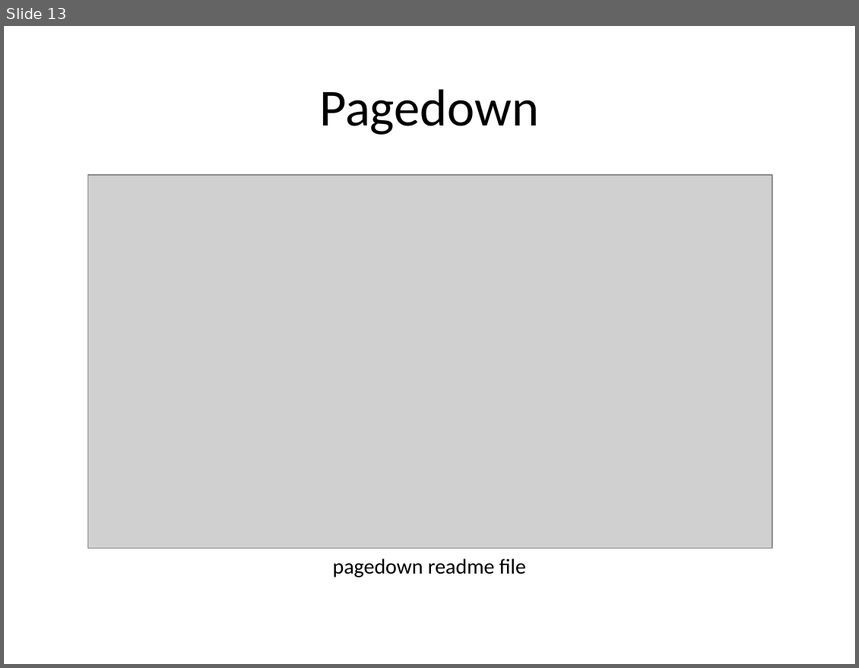
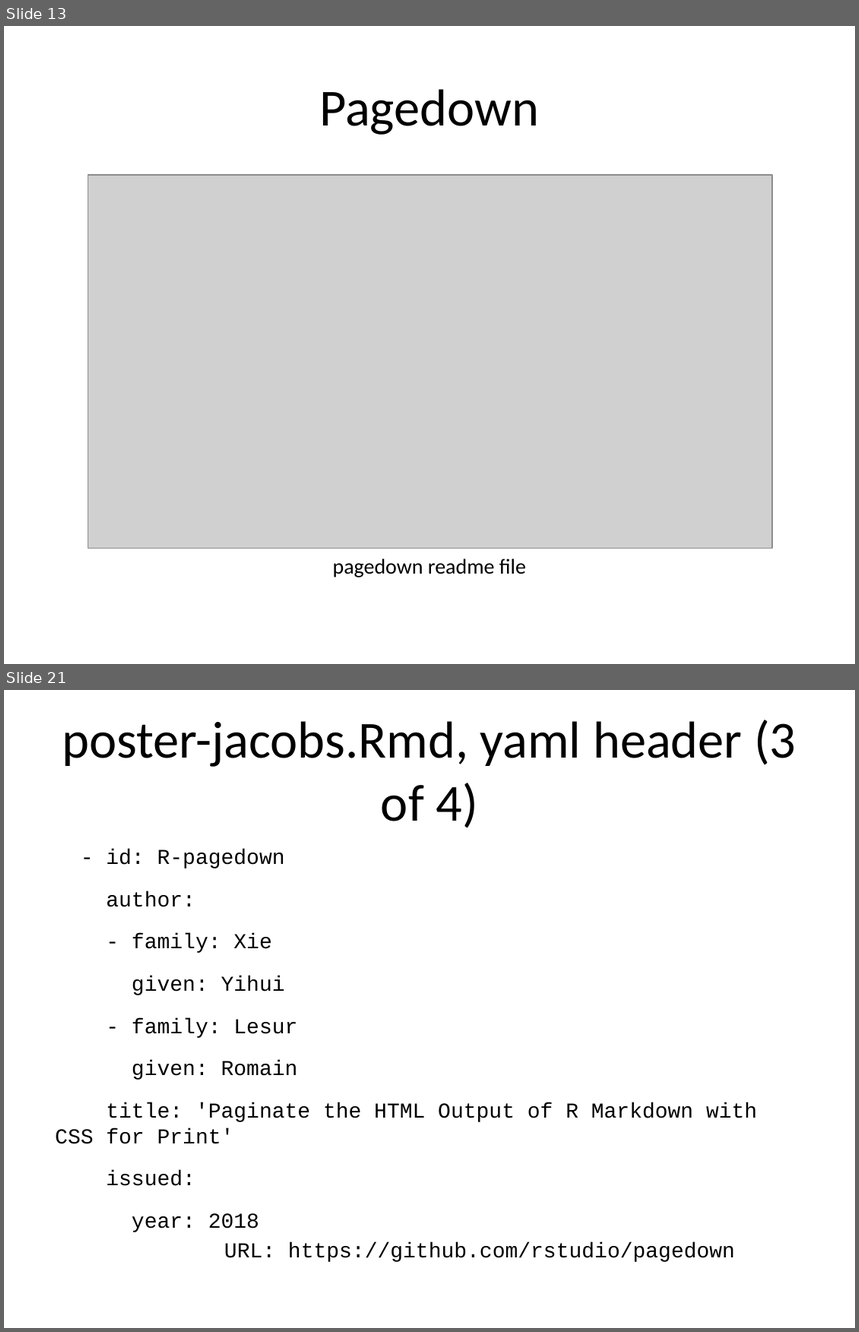
Before and after one commit to pmean/posters-with-pagedown, a slide deck: src/posters.pptx. Shown one above the other, each under a label of ours: slide 13 before the commit, slides 13 and 21 after it; the slides between them are not shown. The pictures are 859x668 and 859x1332 pixels, drawn with LibreOffice and Linux fonts; fonts in the diff are those of the drawing; grey boxes stand for pictures. Boxes give left, top, right and bottom in pixels: in the first picture for what was removed or moved away, otherwise in the second. Text is boxed around its words. In the diff, an @@ line names an element or a change of style, - is before the commit and + after.

Commit message:
Integrated text from poster-jacobs

```diff
--- a/src/posters.pptx
+++ b/src/posters.pptx
@@ slide 21 added at bbox=[4, 690, 855, 1328], background #FFFFFF @@
@@ title added at bbox=[62, 720, 796, 828], 44 pt, text #000000 @@
+poster-jacobs.Rmd, yaml header (3 of 4)
@@ text added at bbox=[55, 849, 757, 1262], 18 pt, text #000000 @@
+- id: R-pagedown
+author:
+- family: Xie
+given: Yihui
+- family: Lesur
+given: Romain
+title: 'Paginate the HTML Output of R Markdown with CSS for Print'
+issued:
+year: 2018
+URL: https://github.com/rstudio/pagedown
```
Also in this commit, not shown: 3 slides changed, 19 other slides added, 7 other files.
